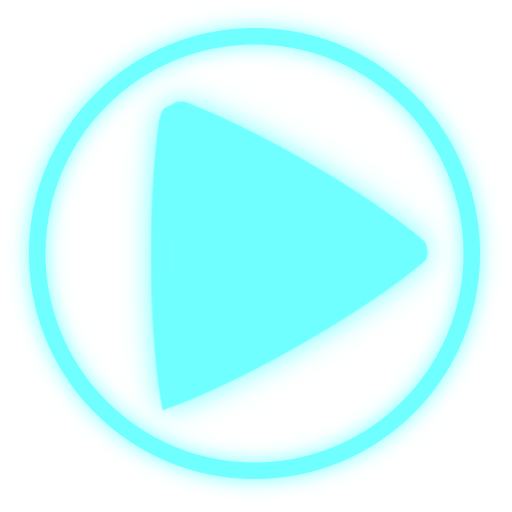
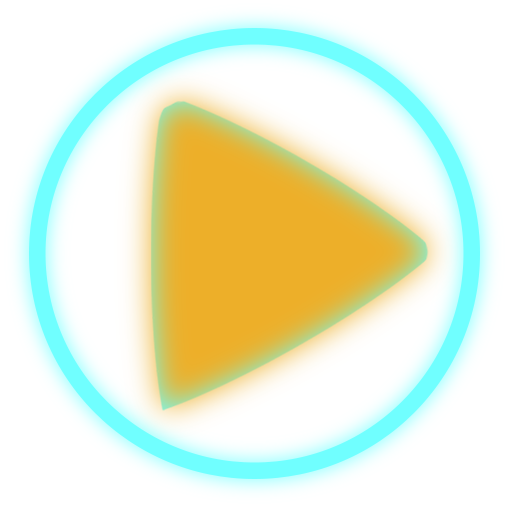
Revision of a layered w=512, h=512 image; what changed, layer by layer:
pixels changed over left=120, top=73, right=456, bottom=436 (layer not identified)
